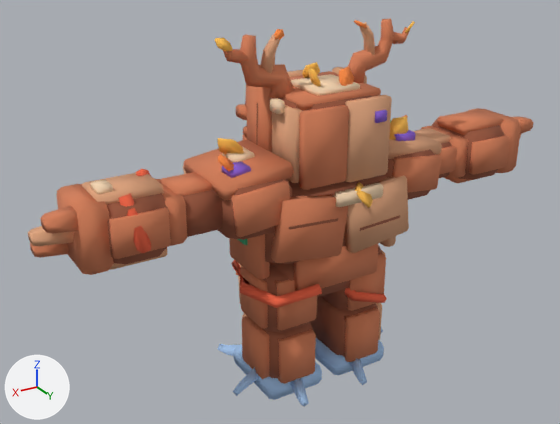
One commit to the glTF model Assets/TumbangPreso/Art/characters/persons/team-paete.glb: the scene before it, then after it.
Camera for both pictures: a camera (50 mm lens) standing at (0.861, 1.287, 1.054) and looking at (0.074, -0.025, 0.398). The axes (+X, +Y, +Z) are drawn at lower left. The lights are the same throughout. The older version comes first. Vertices at exactly the same position are counted once.

The first picture shows 'body-mesh', 'head-mesh'.
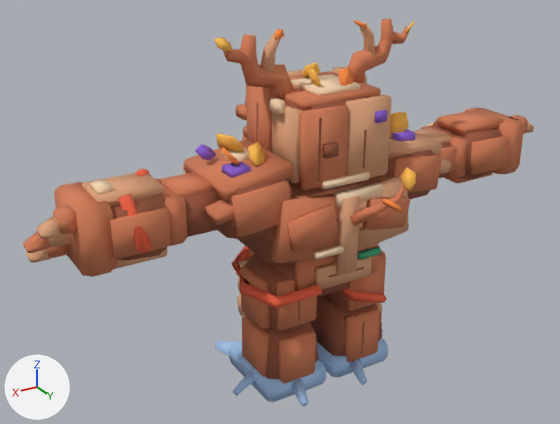
The change, as a list of edits to the scene's bpy script:
```text
Change me_body_mesh:
    remove me_body_mesh.from_pydata(...)  # 2808 vertices, 7204 faces; spans x -0.596..0.6, y -0.172..0.159, z 0.0..0.586
    add me_body_mesh.from_pydata(...)  # 3460 vertices, 8978 faces; spans x -0.607..0.613, y -0.177..0.214, z -0.001..0.593
    me_body_mesh part 1: the loose piece of 24 vertices spanning x 0.022..0.154, y -0.106..0.072, z 0.0..0.04 is scaled about its middle by (1.12, 1.08, 1.1), then moved by (0.0, -0.001, 0.002)
    me_body_mesh part 2: the loose piece of 24 vertices spanning x -0.156..-0.02, y -0.11..0.07, z 0.0..0.042 is scaled about its middle by (1.12, 1.07, 1.1), then moved by (0.0, 0.0, 0.002)
    me_body_mesh part 3: the loose piece of 24 vertices spanning x 0.166..0.18, y -0.03..0.012, z 0.36..0.392 is scaled about its middle by (1.03, 0.216, 1.15), then moved by (-0.036, -0.118, 0.052)
    me_body_mesh part 4: the loose piece of 24 vertices spanning x 0.476..0.53, y -0.066..0.066, z 0.408..0.532 is scaled about its middle by (0.267, 0.0696, 0.298), then moved by (-0.23, 0.045, 0.0)
    me_body_mesh part 5: the loose piece of 24 vertices spanning x -0.532..-0.478, y -0.064..0.068, z 0.408..0.532 is scaled about its middle by (0.267, 0.0696, 0.315), then moved by (0.226, 0.013, -0.005)
    me_body_mesh part 6: the loose piece of 4 vertices spanning x 0.064..0.071, y -0.085, z 0.184..0.27 is copied, and the copy is moved by (0.021, 0.163, 0.001); it spans x 0.086..0.092, y 0.079, z 0.186..0.27
    me_body_mesh part 7: the loose piece of 12 vertices spanning x -0.05..-0.012, y 0.101..0.159, z 0.451..0.489 is multiplied about its middle by the matrix ((0.228, 0.59, 0.471), (-0.5, 0.486, -0.367), (-0.565, -0.193, 0.515)), then moved by (-0.059, 0.063, 0.043)
    me_body_mesh part 8: the loose piece of 12 vertices spanning x 0.162..0.218, y -0.039..-0.003, z 0.538..0.586 is multiplied about its middle by the matrix ((1.063, 0.123, -0.004), (-0.121, 1.053, 0.145), (0.02, -0.144, 1.06)), then moved by (-0.004, -0.01, 0.004)
    me_body_mesh part 9: the loose piece of 12 vertices spanning x 0.205..0.255, y 0.02..0.062, z 0.538..0.574 is multiplied about its middle by the matrix ((1.049, -0.206, -0.036), (0.204, 1.048, -0.073), (0.049, 0.064, 1.067)), then moved by (-0.016, -0.016, 0.006)
    me_body_mesh part 10: the loose piece of 12 vertices spanning x 0.113..0.167, y -0.076..-0.042, z 0.477..0.519 is multiplied about its middle by the matrix ((-0.64, 0.692, 0.008), (-0.687, -0.634, -0.12), (-0.083, -0.087, 0.934)), then moved by (0.021, 0.088, 0.062)
    me_body_mesh part 11: the loose piece of 12 vertices spanning x 0.091..0.13, y -0.117..-0.063, z 0.479..0.521 is multiplied about its middle by the matrix ((0.446, 0.566, 0.043), (-0.567, 0.443, 0.052), (0.014, -0.066, 0.719)), then moved by (0.126, 0.05, 0.056)
    me_body_mesh part 12: the loose piece of 12 vertices spanning x -0.209..-0.151, y 0.022..0.056, z 0.537..0.583 is multiplied about its middle by the matrix ((1.068, -0.024, 0.068), (0.022, 1.069, 0.043), (-0.069, -0.041, 1.067)), then moved by (-0.006, -0.01, 0.004)
    me_body_mesh part 13: the loose piece of 24 vertices spanning x 0.041..0.135, y -0.094..-0.068, z 0.133..0.179 is rebuilt with 24 vertices and now spans x 0.034..0.142, y -0.104..-0.066, z 0.126..0.186
    me_body_mesh part 14: the loose piece of 12 vertices spanning x 0.103..0.171, y -0.164..-0.068, z 0.001..0.05 is rebuilt with 12 vertices and now spans x 0.095..0.177, y -0.169..-0.064, z 0.001..0.059
    me_body_mesh part 15: 6 loose pieces with 144 vertices, spanning x -0.444..0.174, y -0.136..0.066, z 0.052..0.462, are deleted
    me_body_mesh part 16: 288 vertices moved from x -0.596..0.6, y -0.088..0.072, z 0.029..0.531 to x -0.57..0.572, y -0.088..0.072, z 0.029..0.532; 11 vertices removed from x -0.148..-0.088, y -0.172..-0.079, z 0.002..0.052; 803 vertices added at x -0.607..0.613, y -0.177..0.214, z -0.001..0.532
    other edits to the shape of me_body_mesh do not show in these pictures
Change me_head_mesh:
    verts and faces of me_head_mesh; kept vertices keep their numbers, new ones are numbered from 816
    remove me_head_mesh.from_pydata(...)  # 816 vertices, 1790 faces; spans x -0.245..0.226, y -0.142..0.12, z 0.49..0.791
    add me_head_mesh.from_pydata(...)  # 872 vertices, 1930 faces; spans x -0.245..0.226, y -0.142..0.122, z 0.49..0.791
    me_head_mesh part 17: the loose piece of 24 vertices spanning x -0.086..-0.06, y 0.108..0.12, z 0.612..0.634 is copied, and the copy is scaled about its middle by (1.16, 1, 1.19), then moved by (0.118, 0.002, -0.05); it spans x 0.03..0.06, y 0.11..0.122, z 0.56..0.586
    me_head_mesh part 18: a new loose piece of 24 vertices spanning x -0.05..0.06, y 0.104..0.12, z 0.496..0.51, in mat_colormap
    me_head_mesh part 19
    add verts[816] = (0.066, 0.113, 0.512)  # pixel (319, 181)
    add verts[817] = (0.065, 0.113, 0.64)  # pixel (321, 117)
    add verts[818] = (-0.04, 0.115, 0.52)  # pixel (364, 168)
    add verts[819] = (-0.041, 0.115, 0.6)  # pixel (366, 129)
    add for new, old in zip([*range(820, 824)], [*range(816, 820)]): verts[new] = verts[old] + (0.005, 0.0, 0.0)
    add faces += [(816, 821, 820), (816, 817, 821), (818, 823, 822), (818, 819, 823)]
```

Boxes [x1, y1, x2, y2] around the edits, measured in the pictures (560 x 424 px; the box of a moved part takes in the faces that stretch with it):
'body-mesh', reshaped
    before: [28, 108, 533, 407]
    after: [23, 108, 534, 407]
part 1 of me_body_mesh, moved or reshaped
    before: [233, 344, 322, 400]
    after: [229, 341, 326, 402]
part 2 of me_body_mesh, moved or reshaped
    before: [315, 338, 384, 375]
    after: [317, 338, 388, 378]
part 3 of me_body_mesh, moved or reshaped (not visible afterwards)
    before: [237, 239, 248, 245]
part 4 of me_body_mesh, moved or reshaped (not visible afterwards)
    before: [56, 184, 114, 275]
part 5 of me_body_mesh, moved or reshaped (not visible afterwards)
    before: [468, 108, 521, 173]
part 6 of me_body_mesh, added
    after: [298, 301, 300, 321]
part 7 of me_body_mesh, moved or reshaped
    before: [355, 182, 373, 208]
    after: [400, 168, 416, 191]
part 8 of me_body_mesh, moved or reshaped
    before: [217, 138, 244, 155]
    after: [216, 133, 244, 152]
part 9 of me_body_mesh, moved or reshaped
    before: [218, 154, 234, 171]
    after: [221, 147, 240, 165]
part 10 of me_body_mesh, moved or reshaped (not visible before)
    after: [248, 142, 265, 167]
part 11 of me_body_mesh, moved or reshaped (not visible before)
    after: [195, 144, 216, 160]
part 12 of me_body_mesh, moved or reshaped
    before: [389, 117, 408, 140]
    after: [389, 112, 409, 138]
part 13 of me_body_mesh, rebuilt (not visible before)
    after: [237, 294, 247, 316]
part 14 of me_body_mesh, rebuilt (12% wider, 31% taller)
    before: [218, 344, 242, 356]
    after: [215, 340, 242, 356]
part 15 of me_body_mesh, deleted (brown)
    before: [229, 234, 396, 279]
part 16 of me_body_mesh, built on
    before: [28, 116, 533, 379]
    after: [23, 108, 534, 379]
part 17 of me_head_mesh, added
    after: [323, 142, 339, 159]
part 18 of me_head_mesh, added
    after: [321, 172, 370, 189]
part 19 of me_head_mesh, added
    after: [318, 118, 367, 182]
